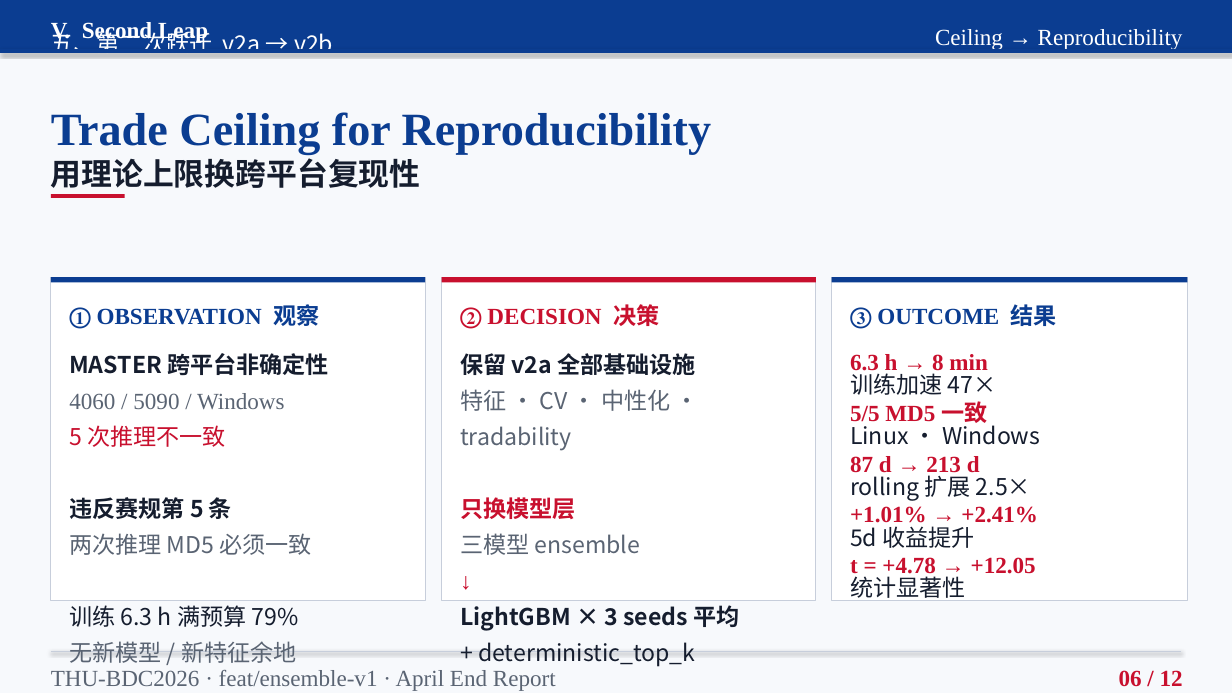
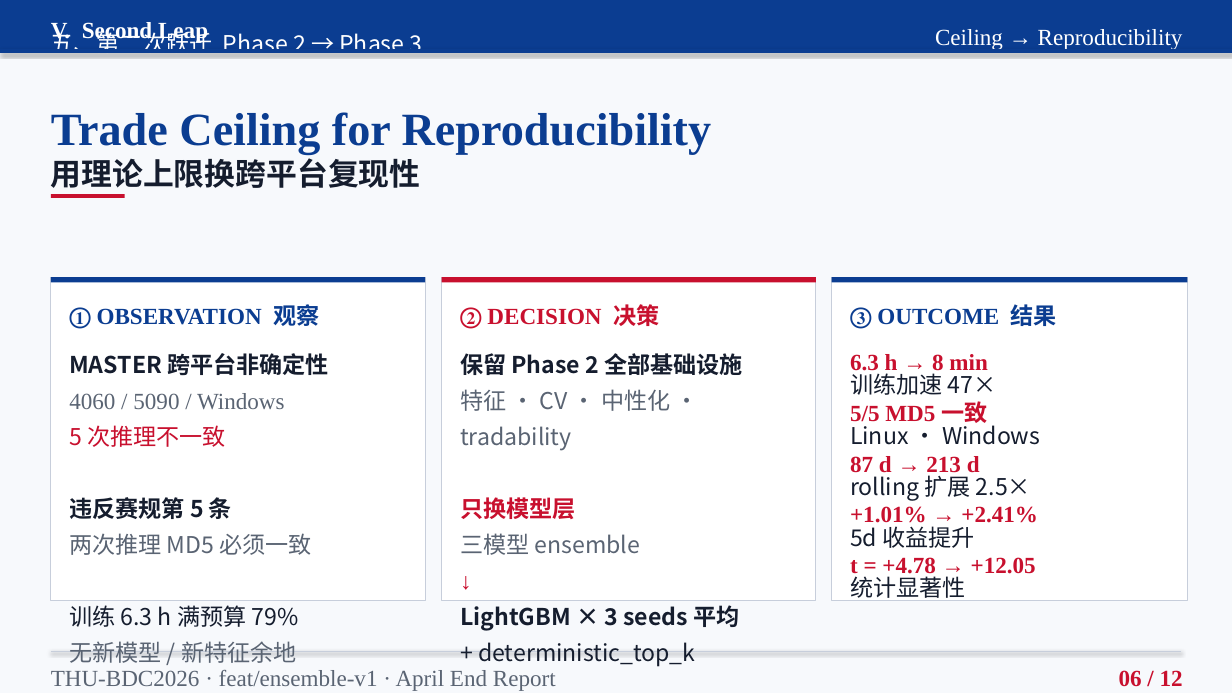
Before and after one commit to LvJC0808/C4BDC, a slide deck: slide 6 of docs/slides/April_End_Report.pptx. Drawn at 1232x693 pixels with LibreOffice and Linux fonts; fonts in the diff are those of the drawing. Boxes give left, top, right and bottom in pixels: in the first picture for what was removed or moved away, otherwise in the second. Text is boxed around its words. In the diff, an @@ line names an element or a change of style, - is before the commit and + after.

Commit message:
docs(slides): update April_End_Report.pptx — Phase 1-4 naming + reduce line spacing to fix overflow

```diff
--- a/docs/slides/April_End_Report.pptx
+++ b/docs/slides/April_End_Report.pptx
@@ text at (51, 29, 423, 58): text changed @@
-五、第二次跃迁 v2a → v2b
+五、第二次跃迁 Phase 2 → Phase 3
@@ text at (460, 353, 743, 375): text changed @@
-保留 v2a 全部基础设施
+保留 Phase 2 全部基础设施
```
Also in this commit, not shown: 3 other slides changed.
